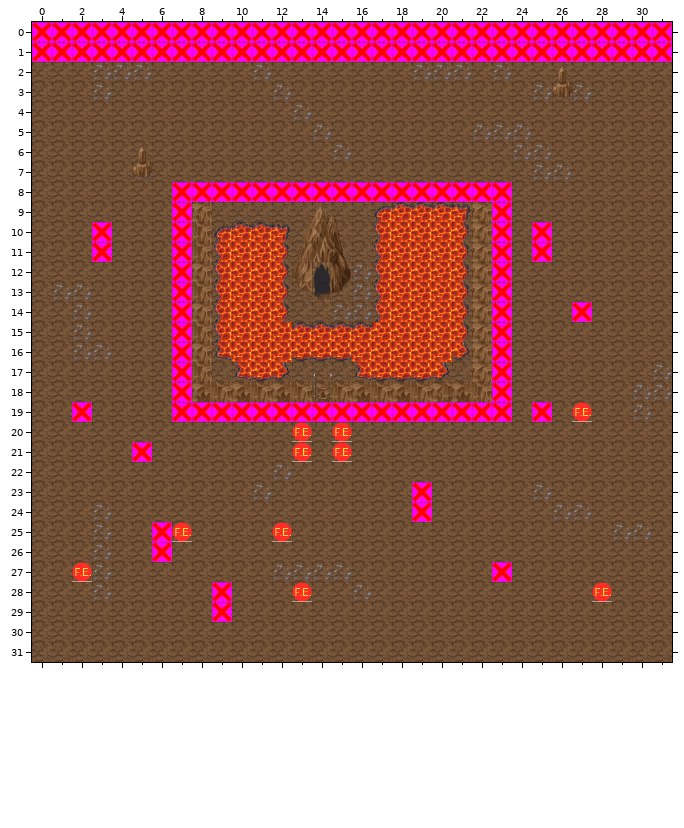
Level history. Tiled map: Game/ArchanistTower/Content/Levels/TestFireMap/Mountain5.tmx. That is the earlier state.
Cells are 32x32 px. Shown: x 0..31, y 0..31.
The result:
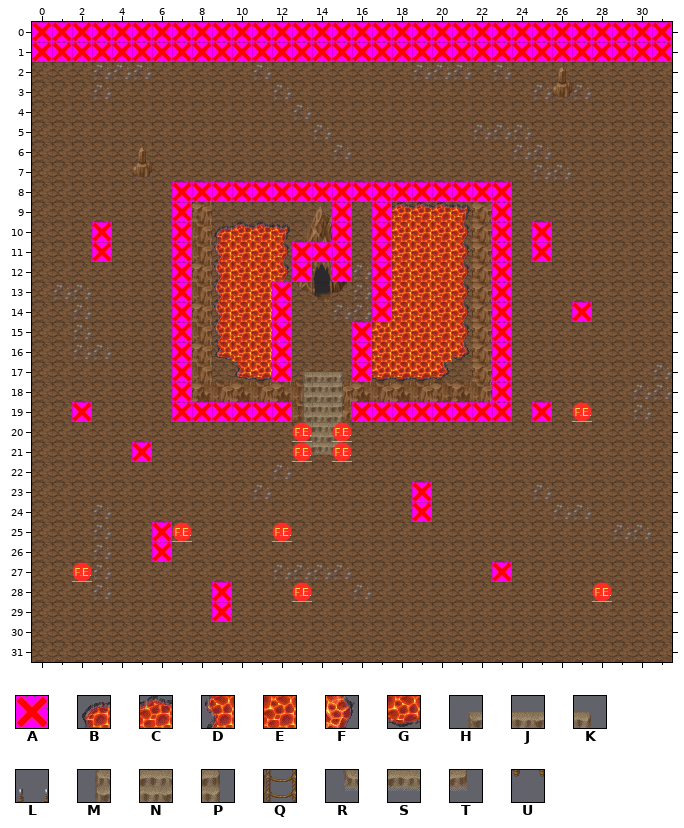
Key: from "Clip": A 0; from "LavaGround": B 12, C 13, D 24, E 25, F 29, G 37; from "MountainPieces": H 283, J 284, K 285, L 287, M 291, N 292, P 293, Q 295, R 299, S 300, T 301, U 303.
_ is an empty cell.
Diff:
Layer "Layer 2":
y 15: x 12..16 ECCCC -> F___B
y 16: x 12..16 EGGGE -> F___D
Layer "Layer 3":
y 17: x 13..15 _L_ -> HJK
y 18: x 13..15 _Q_ -> MNP
y 19: x 13..15 ___ -> MNP
y 20: x 13..15 _U_ -> MNP
y 21: x 13..15 ___ -> RST
Layer "Clip":
y 9..10: x 15 _ -> A; x 17 _ -> A
y 11: x 13..15 ___ -> AAA; x 17 _ -> A
y 12: x 13 _ -> A; x 15 _ -> A; x 17 _ -> A
y 13..14: x 12 _ -> A; x 17 _ -> A
y 15..17: x 12 _ -> A; x 16 _ -> A
y 19: x 13..15 AAA -> ___
